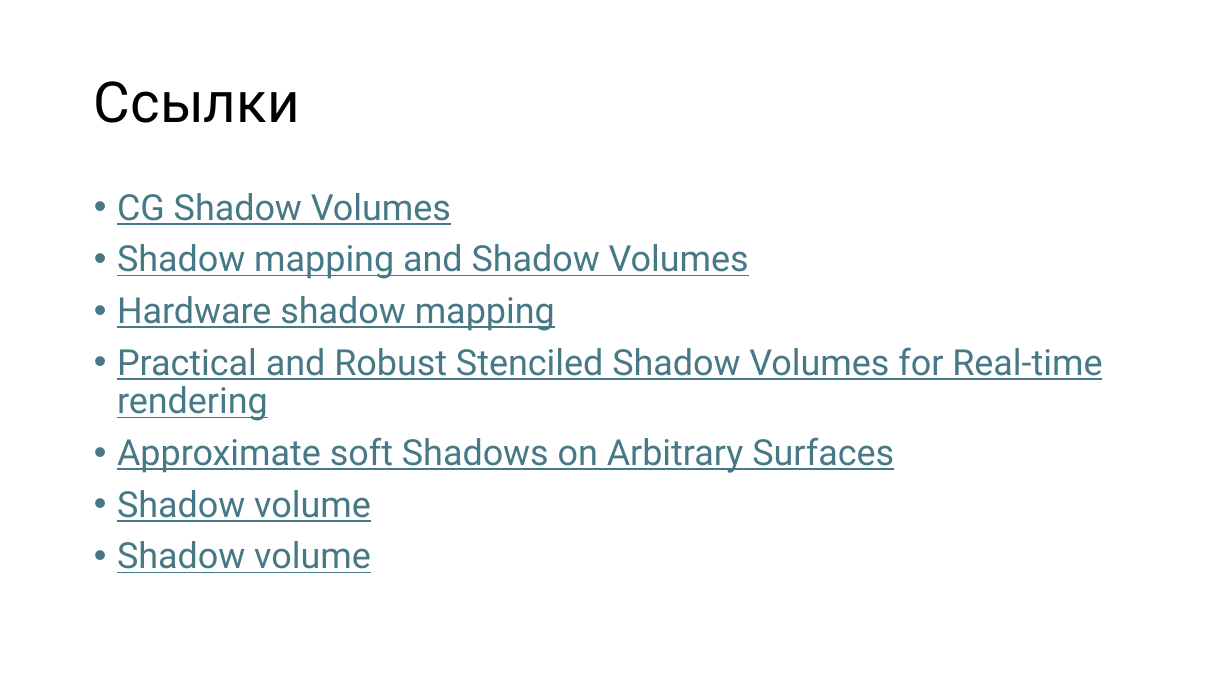
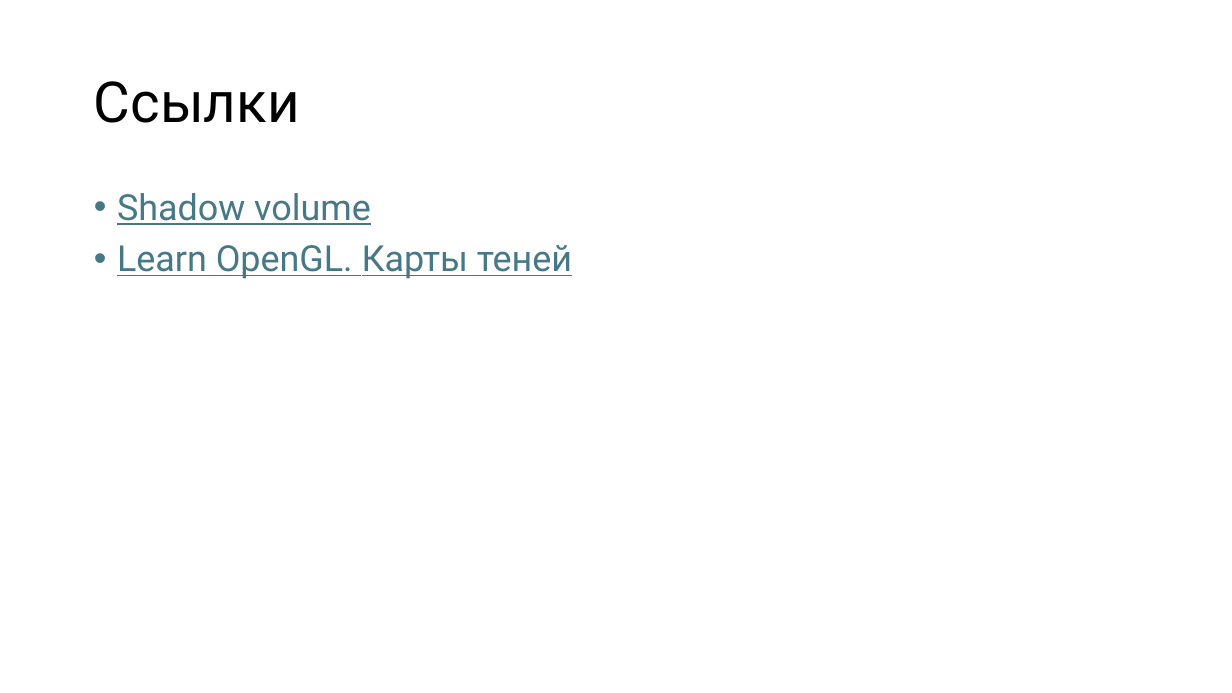
Before and after one commit to alexey-malov/cg-course, a slide deck: slide 49 of lectures/11 - Визуализация теней.pptx (slide 46 before the commit). Drawn at 1232x693 pixels with LibreOffice and Linux fonts; fonts in the diff are those of the drawing. Boxes give left, top, right and bottom in pixels: in the first picture for what was removed or moved away, otherwise in the second. Text is boxed around its words. In the diff, an @@ line names an element or a change of style, - is before the commit and + after.

```diff
--- a/lectures/11 - Визуализация теней.pptx
+++ b/lectures/11 - Визуализация теней.pptx
@@ text at [117, 193, 1102, 473]: paragraphs removed @@
-• CG Shadow Volumes
-• Shadow mapping and Shadow Volumes
-• Hardware shadow mapping
-• Practical and Robust Stenciled Shadow Volumes for Real-time rendering
-• Approximate soft Shadows on Arbitrary Surfaces
@@ text at [117, 245, 572, 279]: text changed @@
-• Shadow volume
+• Learn OpenGL. Карты теней
```
Also in this commit, not shown: 2 other slides changed, 3 slides added, 17 other files.
